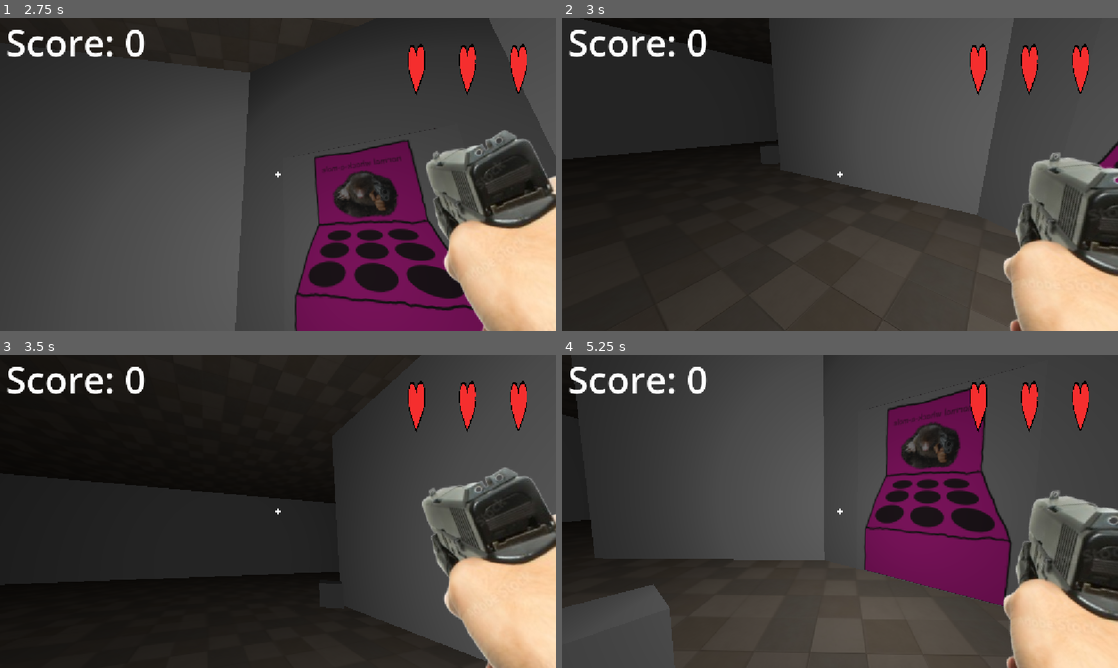
Above: before the commit, frames 1-4 (two rows, left to right).
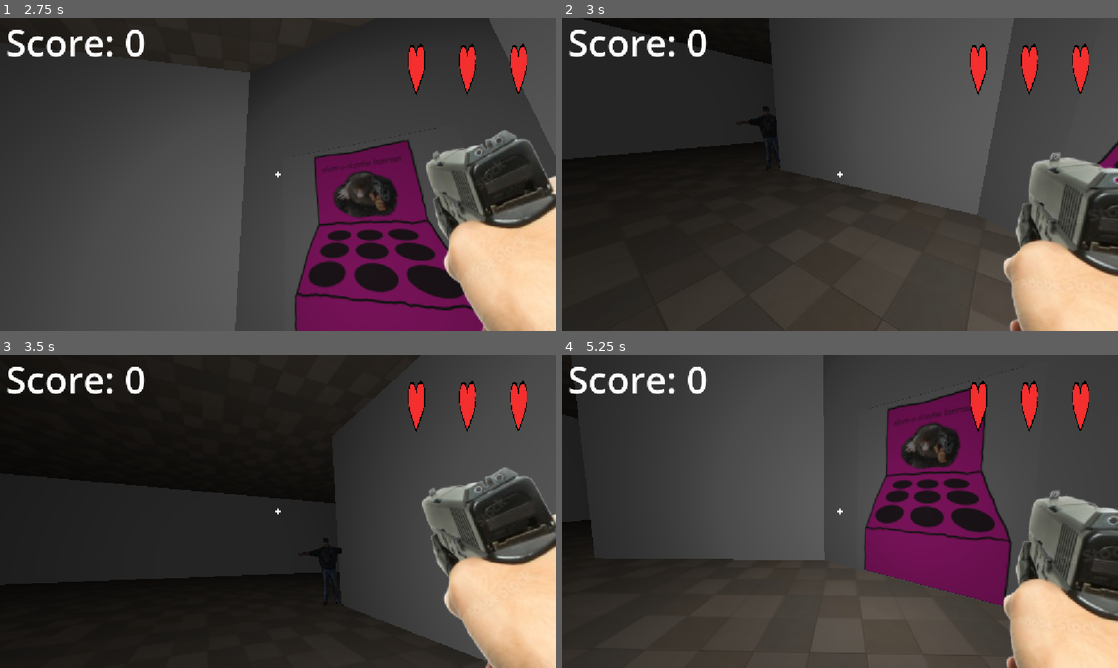
Above: after the commit, the same moments.

Repository: DaneyLmao/fight-a-mole
Game: Godot game, scene res://3D.tscn
Same seed, same stepped clock (60 frames per second), same inputs: the game is played once before the commit and once after it. This scene is started directly instead of the project's main scene.
Inputs (mouse positions are in pixels of both pictures, inside the frame that each line leads up to):
- Up to frame 1 (2.75 s): tap Enter (ui_accept) at 0.5 s; move the mouse to (400, 158) at 0.52 s; hold Right (ui_right) 0.53-1.25 s; tap A (a) at 0.6, 2.3 s; click (400, 158) at 0.67 s; tap Space (jump) at 0.77 s; tap D (d) at 0.8 s; drag from (166, 190) to (250, 237) at 1.27 s; move the mouse to (333, 105) at 2.02 s; hold Right (ui_right) from 2.03 s (still down); tap S (s) at 2.1 s
- Up to frame 2 (3 s): release Right (ui_right) at 2.75 s; drag from (812, 237) to (673, 127) at 2.77 s
- Up to frame 3 (3.5 s): no input
- Up to frame 4 (5.25 s): move the mouse to (1006, 558) at 3.52 s; hold Left (ui_left) 3.53-4.25 s; tap D (d) at 3.6 s; tap Space (jump) at 3.77 s; tap S (s) at 3.8, 5.1 s; drag from (673, 464) to (756, 433) at 4.27 s; move the mouse to (867, 511) at 5.02 s; hold Down from 5.03 s (still down); click (867, 511) at 5.17 s

Frame 1 is identical in both runs. In frame 2, 0.1% of the frame differs, in the area x 33-40%, y 28-49%; in frame 3, 0.2%; in frame 4, 2.8%, in the area x 0-20%, y 73-100%.

Commit message:
paya's behavioural changes

Diff:
--- a/3D.tscn
+++ b/3D.tscn
@@ -11,6 +11,7 @@
 [ext_resource type="Script" uid="uid://befwidj11vl42" path="res://bad.gd" id="8_jwkbx"]
 [ext_resource type="Script" uid="uid://b6fga5v5mgwrk" path="res://health_component.gd" id="8_oxv02"]
 [ext_resource type="Script" uid="uid://brmr2e251fdgh" path="res://score_label_3D.gd" id="8_ty56h"]
+[ext_resource type="PackedScene" uid="uid://elqevfp5xn1x" path="res://Paya Bossman.glb" id="9_d2l6o"]
 [ext_resource type="Script" uid="uid://dlqxau7kf5fdj" path="res://texturerect.health.gd" id="9_ty56h"]
 [ext_resource type="Texture2D" uid="uid://b8kbqtys7e3ba" path="res://full_heart.png" id="10_jwkbx"]
 
@@ -29,6 +30,8 @@
 height = 3.2890625
 
 [sub_resource type="CapsuleShape3D" id="CapsuleShape3D_pm6lt"]
+radius = 0.67285156
+height = 4.1467285
 
 [node name="Node" type="Node" unique_id=1214921645]
 
@@ -222,17 +225,17 @@
 transform = Transform3D(1, 0, 0, 0, 1, 0, 0, 0, 1, 0, 0, -100)
 
 [node name="CharacterBody3D" type="CharacterBody3D" parent="." unique_id=444730965]
+transform = Transform3D(1, 0, 0, 0, 1, 0, 0, 0, 1, 0, 0.08622579, 0)
 script = ExtResource("8_jwkbx")
 
 [node name="AudioStreamPlayer3D" type="AudioStreamPlayer3D" parent="CharacterBody3D" unique_id=1959585154]
 stream = ExtResource("8_7631t")
 
-[node name="bad" type="CSGBox3D" parent="CharacterBody3D" unique_id=620271796]
-transform = Transform3D(1, 0, 0, 0, 1, 0, 0, 0, 1, 0, 1.5, 0)
-use_collision = true
+[node name="Paya Bossman" parent="CharacterBody3D" unique_id=2073370644 instance=ExtResource("9_d2l6o")]
+transform = Transform3D(4, 0, 0, 0, 3.994518, 0.20934384, 0, -0.20934384, 3.994518, 0, 0, 0)
 
 [node name="CollisionShape3D" type="CollisionShape3D" parent="CharacterBody3D" unique_id=1109406893]
-transform = Transform3D(1, 0, 0, 0, 1, 0, 0, 0, 1, 0, 1.5403428, 0)
+transform = Transform3D(0.819, 0, 0, 0, 0.81, 0, 0, 0, 0.816, -0.105648935, 1.6610703, 0.23553908)
 shape = SubResource("CapsuleShape3D_pm6lt")
 
 [node name="RayCast3D" type="RayCast3D" parent="CharacterBody3D" unique_id=1537555555]
